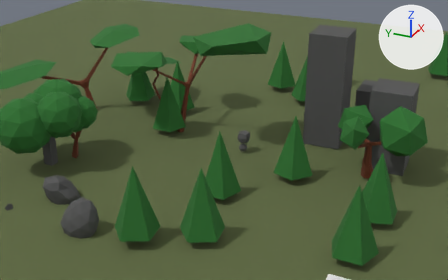
A saved change to the glTF model public/models/assets.glb.
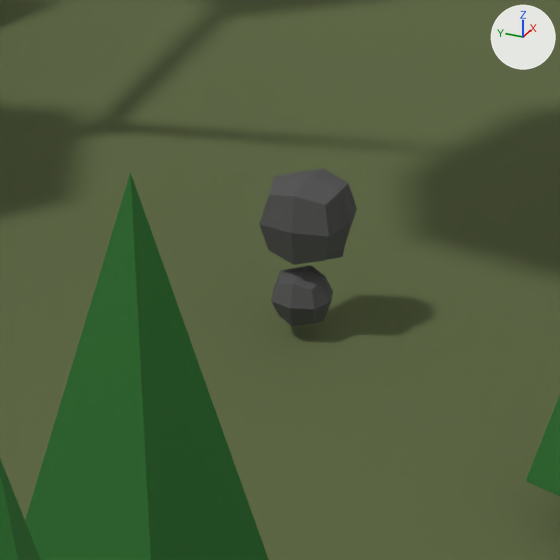
Each version is shown from a 50 mm camera at (-27.99, -11.47, 14.53) aimed at (-0.62, 0.85, 0.84), then close up on the part from 45% to 62% of the width and 38% to 65% of the height. Lighting does not change. The marker at upper right points along +X, +Y and +Z. Where no turn or scale is listed for an object, it has been applied to the vertices.

In view in the first close-up: 'Character', 'Cone.006', 'Cone.011', 'Ground', 'Tree.001'.
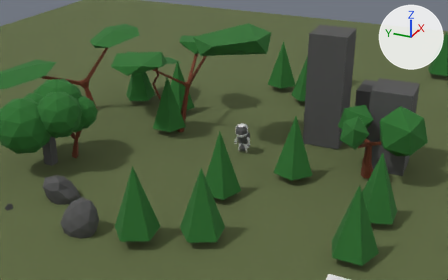
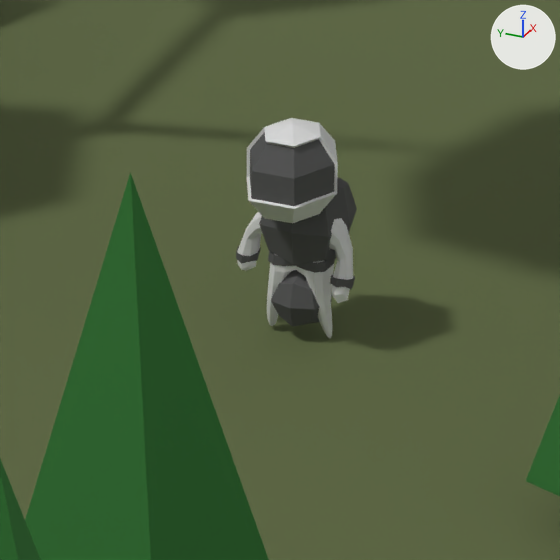
Commit message: Added a little astronaut.

Location of each change, (x1, y1, x2, y2) in pixels of the close-ups (560 x 560 px):
```json
{"object": "Astronaut", "change": "added", "after": [236, 118, 355, 338], "faces in mat_white (light grey #e0e0e0)": [237, 118, 353, 338], "faces in mat_concrete (dark grey #555555)": [236, 132, 355, 290]}
```

Scene script edits in JSON lines:
```json
{"op": "add", "block": "me_astronaut", "code": ["me_astronaut = bpy.data.meshes.new('Astronaut')", "me_astronaut.from_pydata(...)  # 381 vertices, 748 faces; spans x -0.6..0.16, y -0.46..0.49, z 0.0..1.76", "# faces by material slot: [544, 204]", "me_astronaut.materials.append(mat_white)  # light grey #e0e0e0", "me_astronaut.materials.append(mat_concrete)  # dark grey #555555"]}
{"op": "add", "block": "ob_astronaut", "code": ["ob_astronaut = bpy.data.objects.new('Astronaut', me_astronaut)", "ob_astronaut.location = (0.0, 0.0, 0.0)"]}
```
